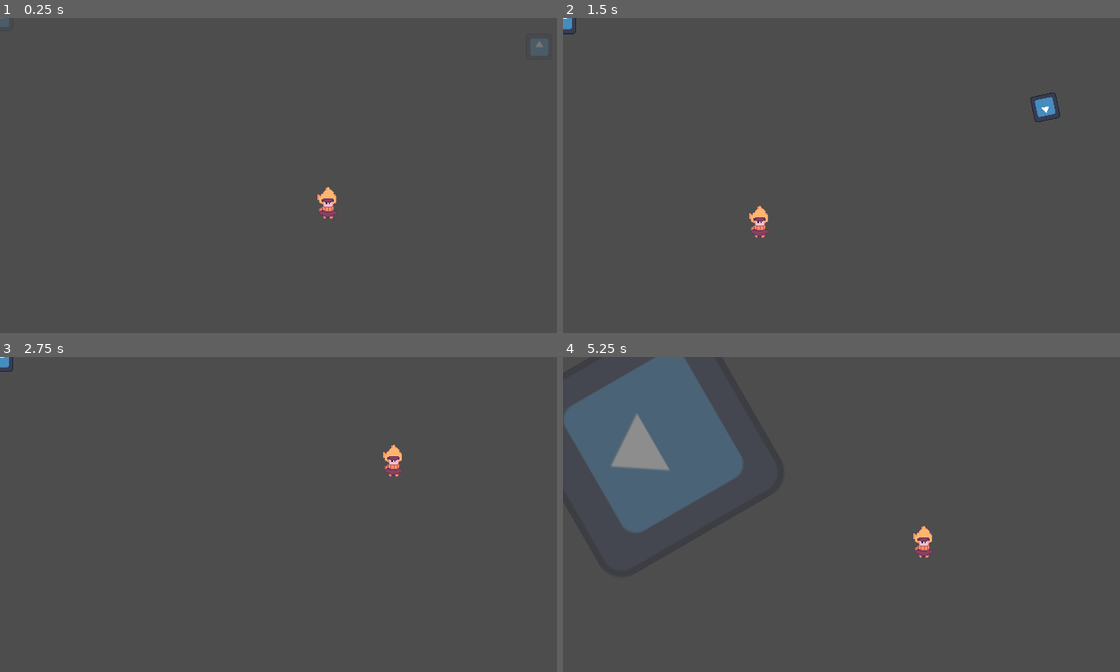
Above: before the commit, frames 1-4 (two rows, left to right).
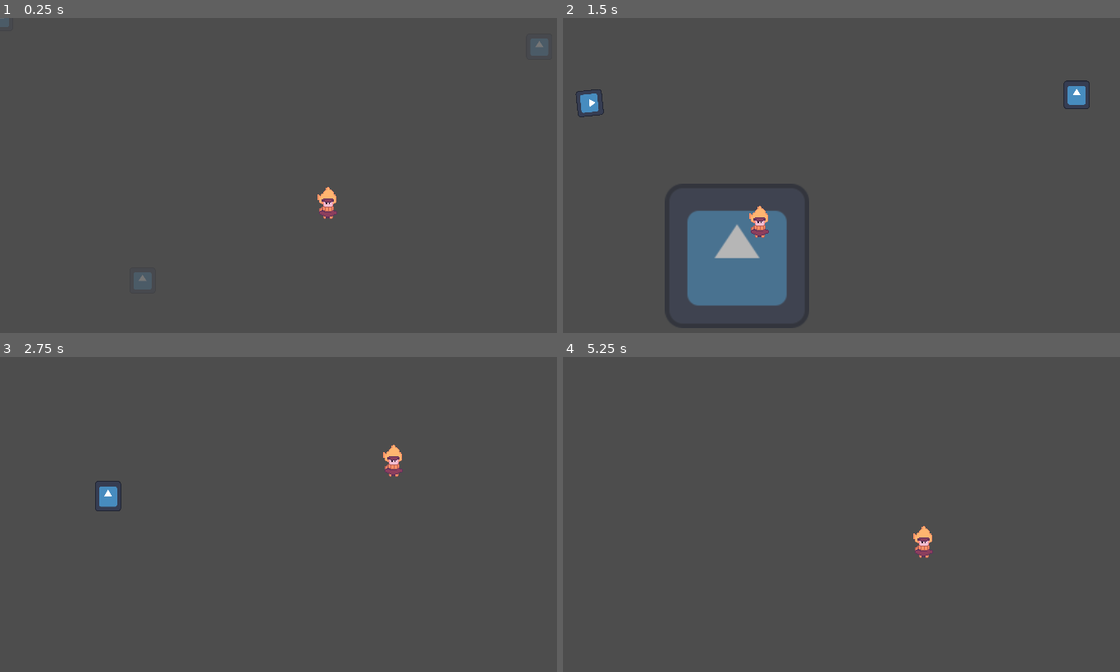
Above: after the commit, the same moments.

Repository: 0megq/PirateJam14
Game: Godot game, scene res://tests/enemy_test.tscn
The game is run twice, just before and just after one commit, with the same random seed, the same clock (stepped at 60 frames per second) and the same inputs. This scene is started directly instead of the project's main scene. The engine's default icon, where the game draws it, is replaced by a stand-in: a white triangle on a blue panel in a dark square.
Inputs (mouse positions are in pixels of both pictures, inside the frame that each line leads up to):
- Up to frame 1 (0.25 s): no input
- Up to frame 2 (1.5 s): tap Enter (ui_accept) at 0.5, 0.77 s; move the mouse to (1036, 184) at 0.52 s; hold D (right) 0.53-1.28 s; hold Right mouse button (aim) 0.53-1.28 s; move the mouse to (757, 219) at 1.27 s; hold S (down) from 1.28 s (still down); click (757, 219) at 1.35 s
- Up to frame 3 (2.75 s): tap Enter (ui_accept) at 1.52 s; move the mouse to (395, 460) at 2.02 s; release S (down) at 2.03 s; hold D (right) from 2.03 s (still down); hold Right mouse button (aim) from 2.03 s (still down)
- Up to frame 4 (5.25 s): move the mouse to (858, 615) at 2.77 s; release D (right) at 2.78 s; release Right mouse button (aim) at 2.78 s; hold W (up) 2.78-3.53 s; click (858, 615) at 2.85 s; tap Enter (ui_accept) at 3.02, 3.77, 4.25, 4.52 s; move the mouse to (1086, 596) at 3.52 s; hold Right mouse button (aim) 3.53-4.28 s; hold A (left) 3.53-5.03 s; move the mouse to (696, 486) at 4.27 s; click (696, 486) at 4.35 s; move the mouse to (925, 542) at 5.02 s; hold S (down) from 5.03 s (still down); hold Right mouse button (aim) from 5.03 s (still down)

The runs differ from the first frame. In frame 1, 0.2% of the frame differs, in the area x 24-28%, y 80-87%; in frame 2, 7.1%; in frame 3, 0.3%; in frame 4, 11%, in the area x 0-33%, y 0-56%.

Commit message:
Enemy kamikaze wander state
- also modified follow_point in enemy_base.gd to return boolean if navigation is finished or not
- updated enemy test scene

Diff:
--- a/project/scenes/enemy_kamikaze.tscn
+++ b/project/scenes/enemy_kamikaze.tscn
@@ -122,20 +122,37 @@
 "values": [Color(1, 1, 1, 0), Color(1, 1, 1, 1)]
 }
 
+[sub_resource type="Animation" id="Animation_h0u08"]
+resource_name = "wander"
+loop_mode = 1
+tracks/0/type = "value"
+tracks/0/imported = false
+tracks/0/enabled = true
+tracks/0/path = NodePath("Sprite2D:rotation")
+tracks/0/interp = 1
+tracks/0/loop_wrap = true
+tracks/0/keys = {
+"times": PackedFloat32Array(0, 0.5, 1),
+"transitions": PackedFloat32Array(1, 1, 1),
+"update": 0,
+"values": [0.0, 1.5708, 0.0]
+}
+
 [sub_resource type="AnimationLibrary" id="AnimationLibrary_os52i"]
 _data = {
 "RESET": SubResource("Animation_egv3c"),
 "chase": SubResource("Animation_7kaxk"),
 "explode": SubResource("Animation_8y4s3"),
 "idle": SubResource("Animation_bi60y"),
-"spawn": SubResource("Animation_juewu")
+"spawn": SubResource("Animation_juewu"),
+"wander": SubResource("Animation_h0u08")
 }
 
 [sub_resource type="CircleShape2D" id="CircleShape2D_r68pj"]
 radius = 198.0
 
 [sub_resource type="CircleShape2D" id="CircleShape2D_cwc0o"]
-radius = 468.095
+radius = 234.137
 
 [sub_resource type="CircleShape2D" id="CircleShape2D_8gcu0"]
 radius = 94.0479
@@ -176,3 +193,7 @@
 [node name="CollisionShape2D" type="CollisionShape2D" parent="ExplosionArea" index="0"]
 shape = SubResource("CircleShape2D_8gcu0")
 debug_color = Color(0.984314, 0, 0.337255, 0.419608)
+
+[node name="IdleTimer" type="Timer" parent="." index="7"]
+
+[node name="WanderTimer" type="Timer" parent="." index="8"]
--- a/project/scripts/enemy_base.gd
+++ b/project/scripts/enemy_base.gd
@@ -30,13 +30,14 @@
 	set_deferred("_navigation_ready", true)
 
 
-func follow_point(point_position: Vector2) -> void:
+# Returns whether or not navigation is complete
+func follow_point(point_position: Vector2) -> bool:
 	if !_navigation_ready:
-		return
+		return false
 	navigation_agent.set_target_position(point_position)
 
 	if navigation_agent.is_navigation_finished():
-		return
+		return true
 
 	var next_path_position := navigation_agent.get_next_path_position()
 	var new_velocity := global_position.direction_to(next_path_position) * speed
@@ -44,6 +45,8 @@
 		navigation_agent.set_velocity(new_velocity)
 	else:
 		_on_velocity_computed(new_velocity)
+
+	return false
 
 
 func _on_velocity_computed(safe_velocity: Vector2) -> void:
--- a/project/scripts/enemy_kamikaze.gd
+++ b/project/scripts/enemy_kamikaze.gd
@@ -6,26 +6,40 @@
 	CHASE,
 	EXPLODE,
 	IDLE,
+	WANDER,
 	NONE,
 }
 
 const max_distance_to_explode: float = 60
 
+const min_wander_dist: float = 40.0
+const max_wander_dist: float = 100.0
+
+const min_idle_time: float = 1.0
+const max_idle_time: float = 6.0
+
+const max_wander_time: float = 10.0
+
 @export var start_state: State
 
 var current_state: State = State.NONE
+var wander_point: Vector2
 
 @onready var anim_player: AnimationPlayer = $AnimationPlayer
 @onready var explosion_area: Area2D = $ExplosionArea
+@onready var idle_timer: Timer = $IdleTimer
+@onready var wander_timer: Timer = $WanderTimer
 
 func _ready() -> void:
 	super()
 	type = Type.KAMIKAZE
+	idle_timer.timeout.connect(_on_idle_timeout)
+	wander_timer.timeout.connect(_on_wander_timeout)
 	anim_player.animation_finished.connect(_on_animation_finished)
 	change_state(start_state)
 
 
-func _physics_process(delta: float) -> void:
+func _physics_process(_delta: float) -> void:
 	change_state(update_state(current_state))
 
 
@@ -38,12 +52,14 @@
 			if player:
 				change_state(State.CHASE)
 			else:
-				change_state(State.IDLE)
+				change_state(State.WANDER)
 		State.CHASE:
 			pass
 		State.EXPLODE:
 			explode()
 		State.IDLE:
+			pass
+		State.WANDER:
 			pass
 
 
@@ -64,9 +80,11 @@
 		State.IDLE:
 			if player:
 				return State.CHASE
+		State.WANDER:
+			if (follow_point(wander_point)):
+				return State.IDLE
 
 	return state
-
 
 # Takes in an old and new state and performs the exit and enter for the old and new state respectively. Returns new_state
 func change_state(new_state: State) -> void:
@@ -79,11 +97,18 @@
 			pass
 		State.CHASE:
 			navigation_agent.avoidance_enabled = false
+			if new_state != State.EXPLODE:
+				animation_reset()
 		State.EXPLODE:
 			animation_reset()
 		State.IDLE:
+			idle_timer.stop()
+			animation_reset()
+		State.WANDER:
+			navigation_agent.avoidance_enabled = false
 			animation_reset()
 
+	#print(State.find_key(current_state) + " -> " + State.find_key(new_state)) Debug print statement
 	# State enter code
 	match new_state:
 		State.SPAWN:
@@ -95,7 +120,13 @@
 		State.EXPLODE:
 			anim_player.play("explode")
 		State.IDLE:
+			idle_timer.start(randf_range(min_idle_time, max_idle_time))
 			anim_player.play("idle")
+		State.WANDER:
+			wander_point = get_random_wander_point()
+			navigation_agent.avoidance_enabled = true
+			wander_timer.start(max_wander_time)
+			anim_player.play("wander")
 
 	current_state = new_state
 
@@ -112,3 +143,19 @@
 	$Sprite2D.modulate = Color.WHITE
 	$Sprite2D.rotation = 0
 	$Sprite2D.scale = Vector2.ONE * 0.2
+
+
+func get_random_wander_point() -> Vector2:
+	var distance := randf_range(min_wander_dist, max_wander_dist)
+	var direction := Vector2.RIGHT.rotated(randf_range(0, 2 * PI))
+
+	return global_position + direction * distance
+
+
+func _on_idle_timeout() -> void:
+	if (current_state == State.IDLE):
+		change_state(State.WANDER)
+
+func _on_wander_timeout() -> void:
+	if (current_state == State.WANDER):
+		change_state(State.IDLE)
--- a/project/tests/enemy_test.tscn
+++ b/project/tests/enemy_test.tscn
@@ -20,7 +20,6 @@
 position = Vector2(526, 28)
 
 [node name="EnemyKamikaze3" parent="." instance=ExtResource("2_xyiar")]
-position = Vector2(154, 436)
+position = Vector2(139, 256)
 
 [node name="TestPlayer" parent="." instance=ExtResource("2_bgke7")]
-position = Vector2(889, 449)
Not shown: 1 places in project/scenes/enemy_kamikaze.tscn that only renumber resources
Not shown: 1 places in project/tests/enemy_test.tscn that only renumber resources
